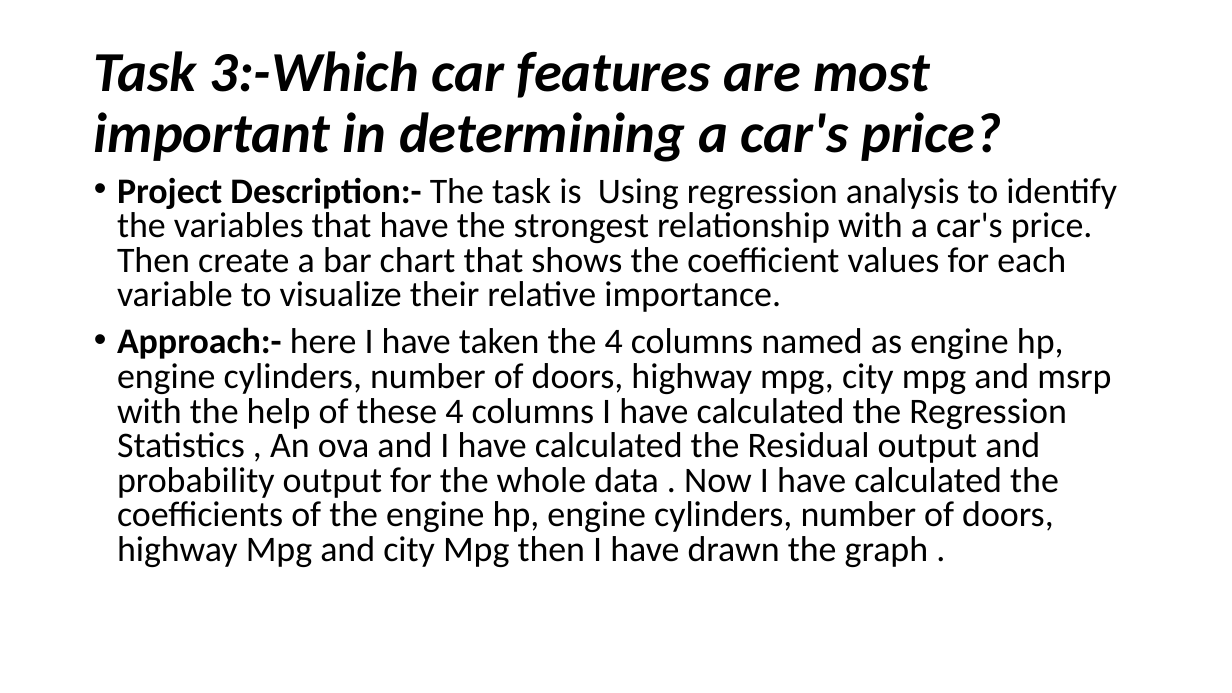
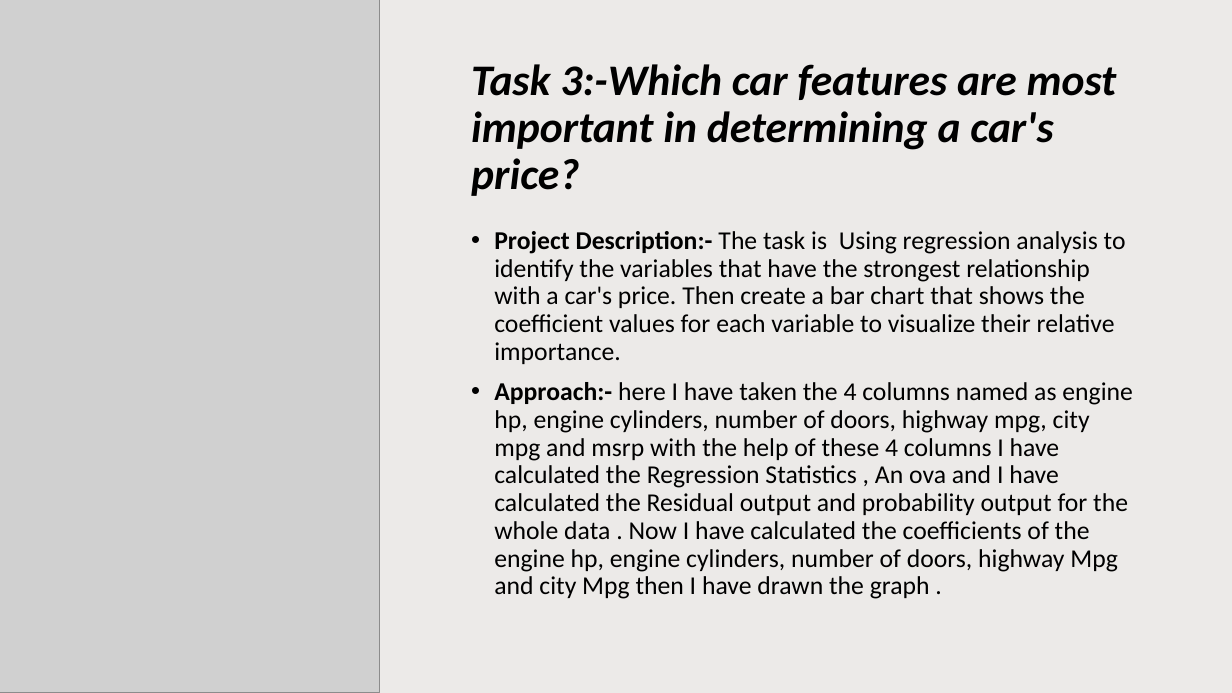
Before and after one commit to Athreya27/Athreya-, a slide deck: slide 8 of Impact of Car Features.pptx (slide 7 before the commit). Drawn at 1232x693 pixels with LibreOffice and Linux fonts; fonts in the diff are those of the drawing; grey boxes stand for pictures. Boxes give left, top, right and bottom in pixels: in the first picture for what was removed or moved away, otherwise in the second. Text is boxed around its words. In the diff, an @@ line names an element or a change of style, - is before the commit and + after.

```diff
--- a/Impact of Car Features.pptx
+++ b/Impact of Car Features.pptx
@@ rectangle added at [0,0,1232,693], fill #82766A at 15% opacity @@
@@ picture added at [0,0,380,693] @@
@@ title "Task 3:-Which car features are ...": place and size @@
-title "Task 3:-Which car features are ..." at [94,51,1001,162]
+title "Task 3:-Which car features are ..." at [471,64,1117,196]
@@ title "Task 3:-Which car features are ..." at [471,64,1117,196]: size 44 to 34 pt @@
@@ text "Project Description:- The task is ...": place and size @@
-text "Project Description:- The task is ..." at [117,177,1117,567]
+text "Project Description:- The task is ..." at [494,231,1133,599]
@@ text "Project Description:- The task is ..." at [494,231,1133,599]: size 28 to 20 pt; line spacing 0.8 to 0.9 @@
```
Also in this commit, not shown: 29 other slides changed, 10 slides added, 5 slides removed.
